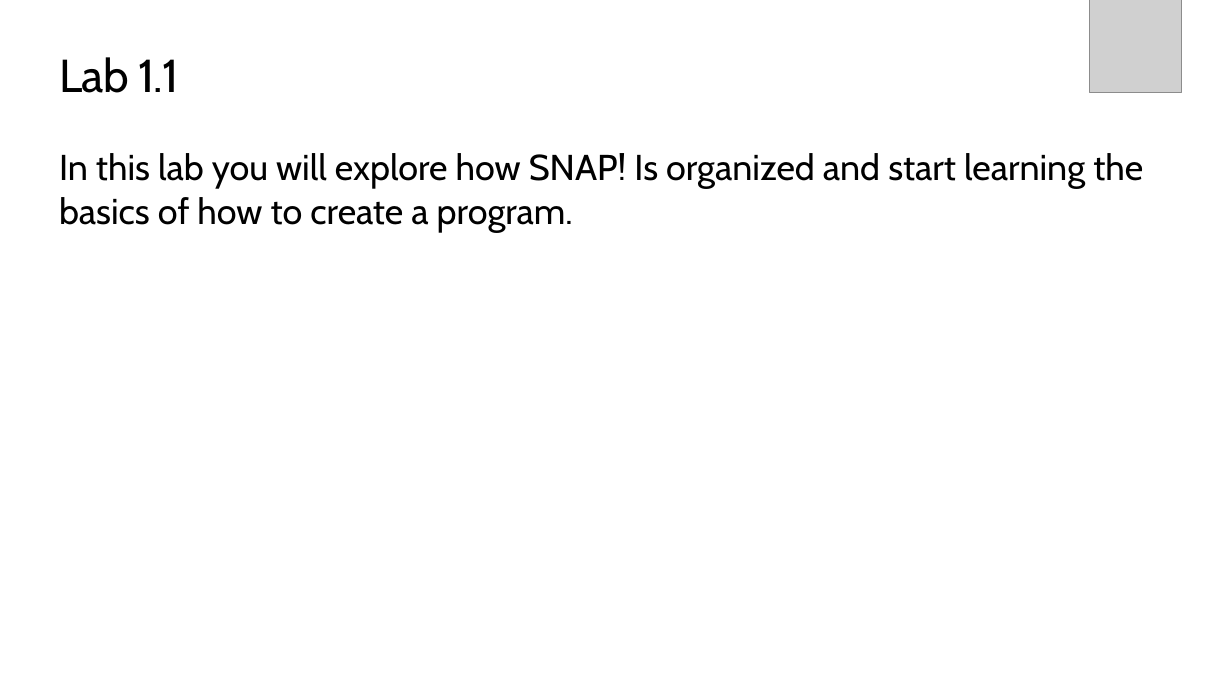
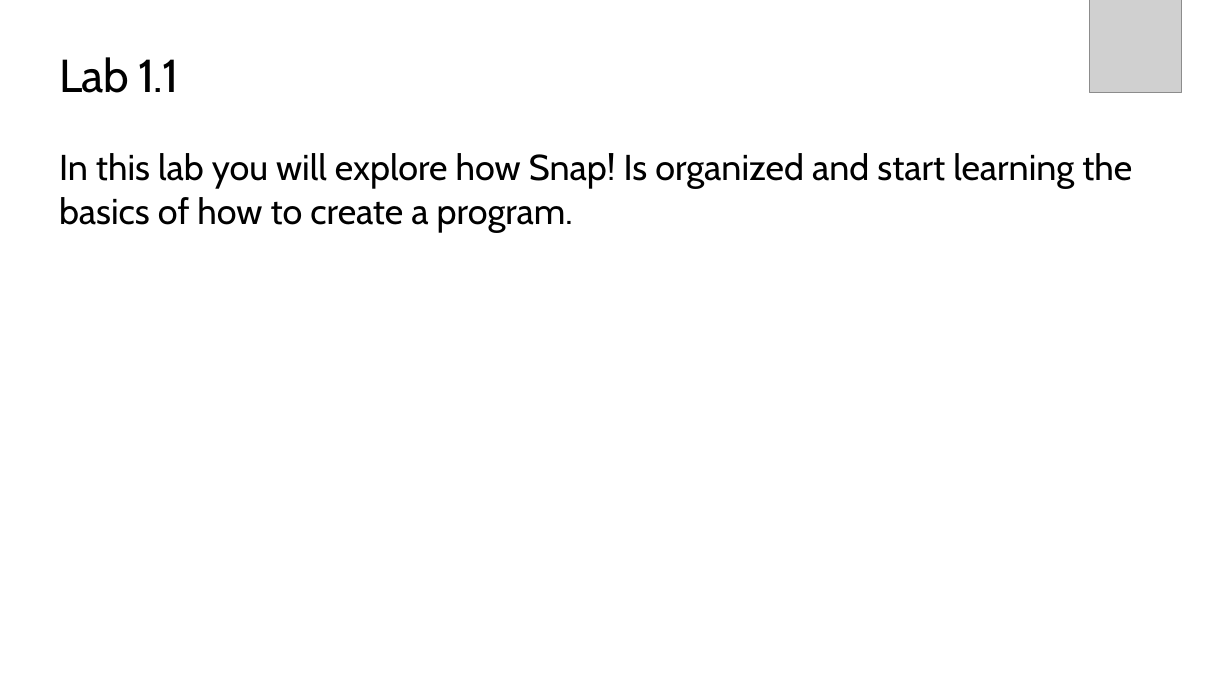
Before and after one commit to TEALSK12/introduction-to-computer-science, a slide deck: slide 8 of slidedecks/TEALS SNAP 1.1.pptx (slide 9 before the commit). Drawn at 1232x693 pixels with LibreOffice and Linux fonts; fonts in the diff are those of the drawing; grey boxes stand for pictures; background and template pictures are left out. Boxes give left, top, right and bottom in pixels: in the first picture for what was removed or moved away, otherwise in the second. Text is boxed around its words. In the diff, an @@ line names an element or a change of style, - is before the commit and + after.

```diff
--- a/slidedecks/TEALS SNAP 1.1.pptx
+++ b/slidedecks/TEALS SNAP 1.1.pptx
@@ text at [59,153,1132,232]: text changed @@
-In this lab you will explore how SNAP! Is organized and start learning the basics of how to create a program.
+In this lab you will explore how Snap! Is organized and start learning the basics of how to create a program.
```
Also in this commit, not shown: 8 other slides changed, 1 slide added, 2 slides removed, 18 other files.
